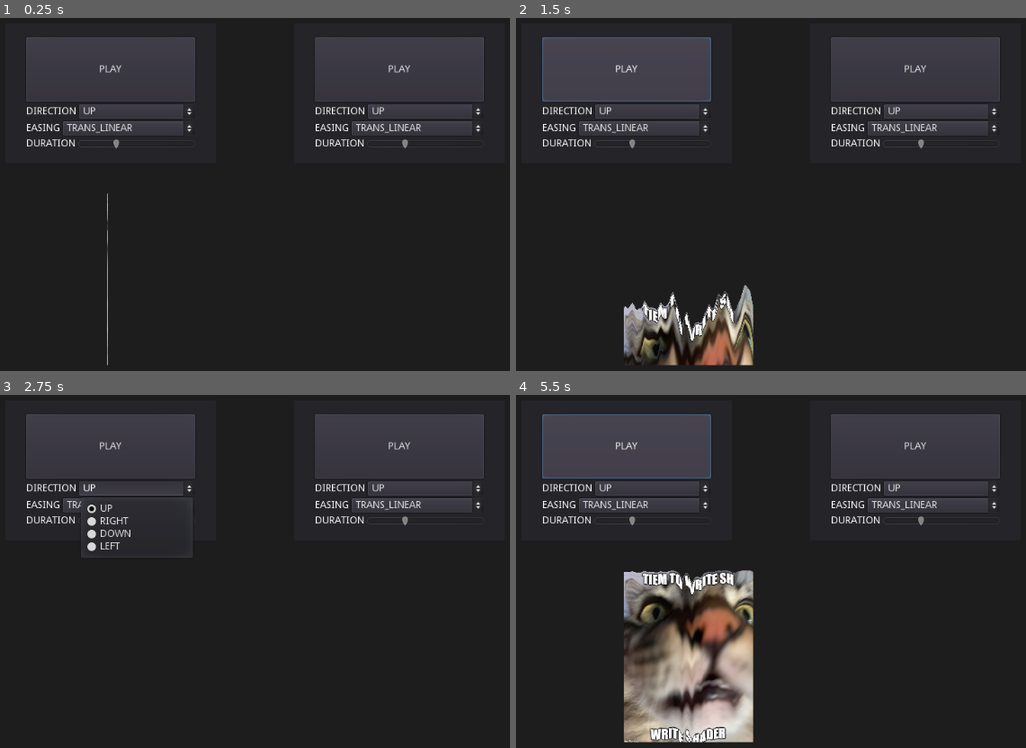
Above: before the commit, frames 1-4 (two rows, left to right).
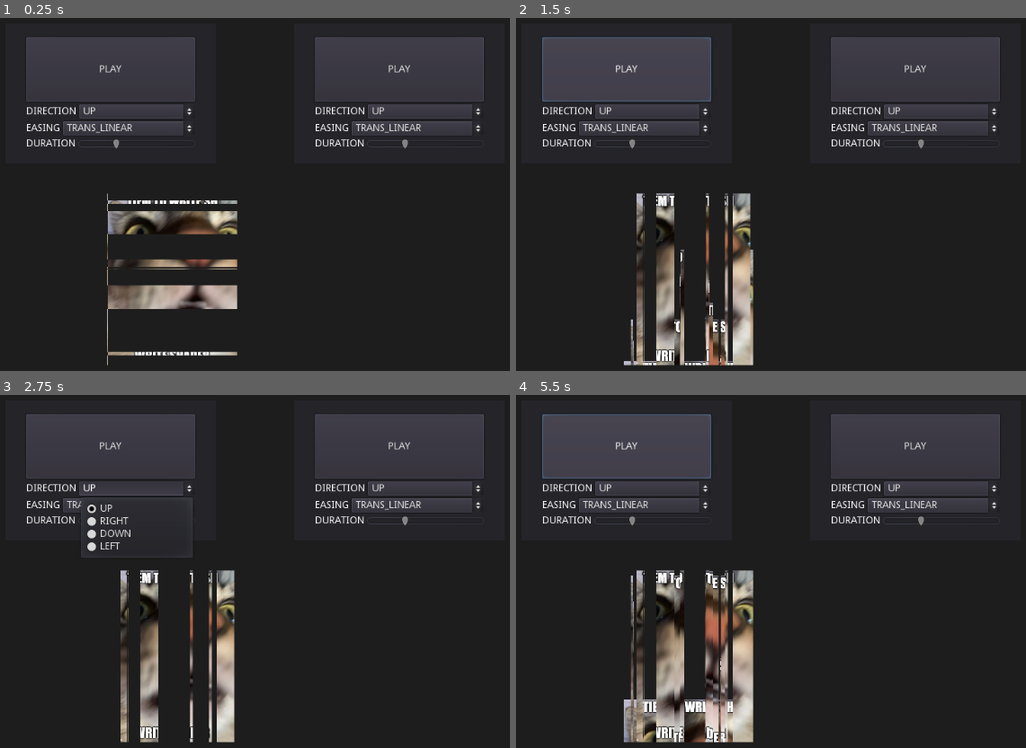
Above: after the commit, the same moments.

Repository: CIOSAI/godot-glitch-fade
Game: Godot game, scene res://Scene/Main.tscn
The game is run twice, just before and just after one commit, with the same random seed, the same clock (stepped at 60 frames per second) and the same inputs.
Inputs:
- Up to frame 1 (0.25 s): no input
- Up to frame 2 (1.5 s): click "PLAY" at 0.5 s; click "PLAY" at 1.25 s
- Up to frame 3 (2.75 s): click "UP" at 2 s
- Up to frame 4 (5.5 s): click "TRANS_LINEAR" at 2.75 s; click "UP" at 3.5 s; click "TRANS_LINEAR" at 4.25 s; click "PLAY" at 5 s

The runs differ from the first frame. In frame 1, 4.1% of the frame differs, in the area x 20-47%, y 51-96%; in frame 2, 6.4%, in the area x 21-47%, y 49-99%; in frame 3, 4.3%; in frame 4, 5.6%.

Commit message:
added blocky fade

Diff:
--- a/Scene/Main.tscn
+++ b/Scene/Main.tscn
@@ -1,20 +1,16 @@
-[gd_scene load_steps=12 format=2]
+[gd_scene load_steps=11 format=2]
 
 [ext_resource path="res://unknown (2).png" type="Texture" id=1]
 [ext_resource path="res://glitch_fade_shader.tres" type="Shader" id=2]
 [ext_resource path="res://Script/Main.gd" type="Script" id=3]
 [ext_resource path="res://Scene/GlitchFadeController.tscn" type="PackedScene" id=4]
-
-[sub_resource type="OpenSimplexNoise" id=1]
-
-[sub_resource type="NoiseTexture" id=2]
-noise = SubResource( 1 )
+[ext_resource path="res://blocky_fade_texture.png" type="Texture" id=5]
 
 [sub_resource type="ShaderMaterial" id=3]
 shader = ExtResource( 2 )
 shader_param/horizontal = null
 shader_param/distort = 0.0
-shader_param/Noise = SubResource( 2 )
+shader_param/Noise = ExtResource( 5 )
 
 [sub_resource type="OpenSimplexNoise" id=4]
 
Binary file added: blocky_fade_texture.png
Not shown, added: blocky_fade_texture.png.import
